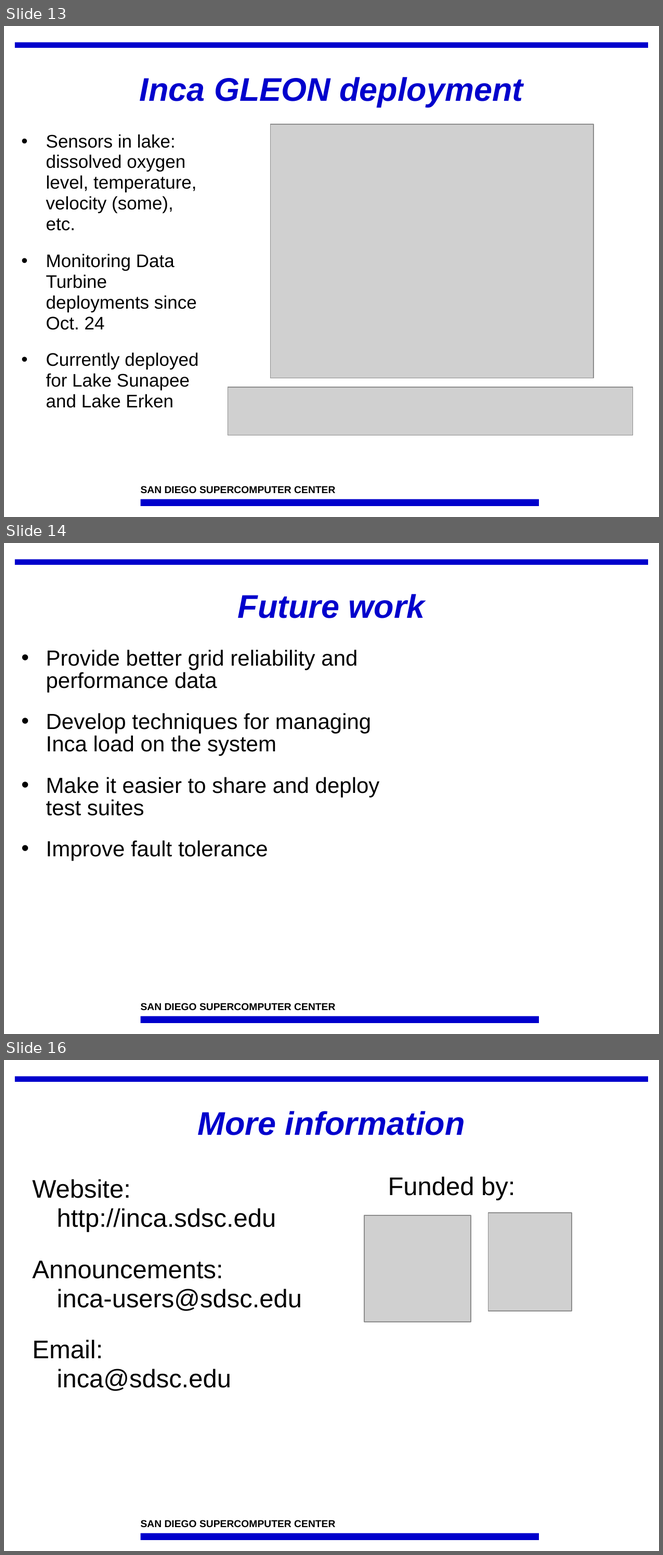
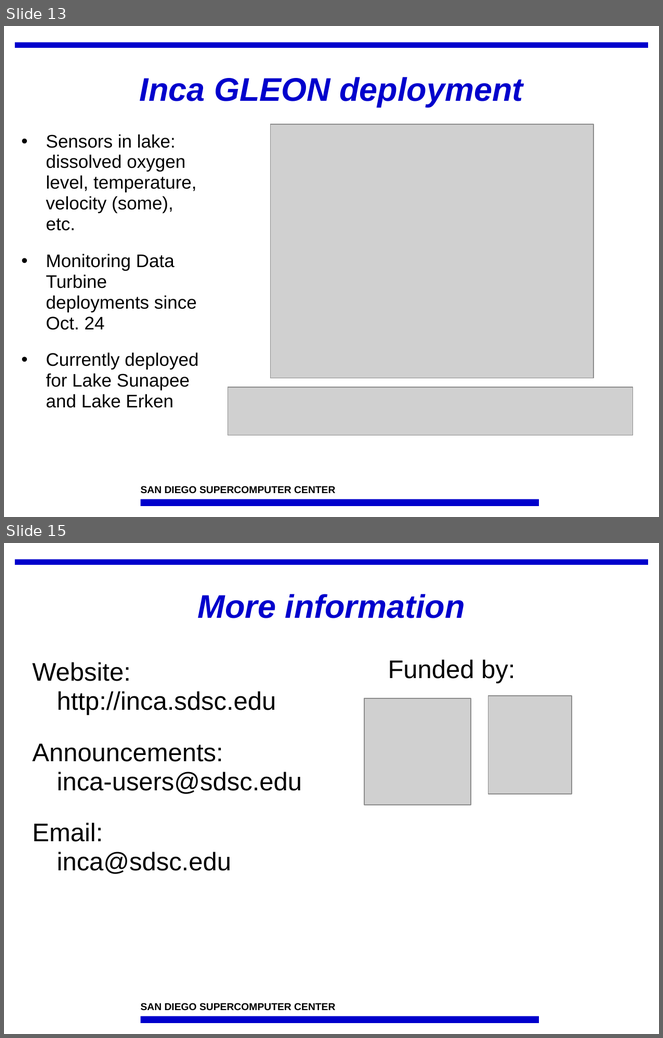
Before and after one commit to IncaProject/inca-xsede, a slide deck: talks/osgc08/inca-osgc08.ppt. Shown one above the other, each under a label of ours: slides 13, 14 and 16 before the commit, slides 13 and 15 after it; the slides between them are not shown. The pictures are 663x1555 and 663x1038 pixels, drawn with LibreOffice and Linux fonts; fonts in the diff are those of the drawing; grey boxes stand for pictures; background and template pictures are left out. Boxes give left, top, right and bottom in pixels: in the first picture for what was removed or moved away, otherwise in the second. Text is boxed around its words. In the diff, an @@ line names an element or a change of style, - is before the commit and + after.

```diff
--- a/talks/osgc08/inca-osgc08.ppt
+++ b/talks/osgc08/inca-osgc08.ppt
@@ slide 14 removed at (4,543,659,1034), background #FFFFFF; not listed: 3 template elements that a slide beside it also shows @@
@@ title removed at (238,594,425,618) @@
-Future work
@@ text removed at (46,650,380,861) @@
-• Provide better grid reliability and performance data
-• Develop techniques for managing Inca load on the system
-• Make it easier to share and deploy test suites
-• Improve fault tolerance
@@ what was slide 16 is now slide 15 @@
```
Also in this commit, not shown: 9 slides changed, 2 other slides removed, 1 other file.
